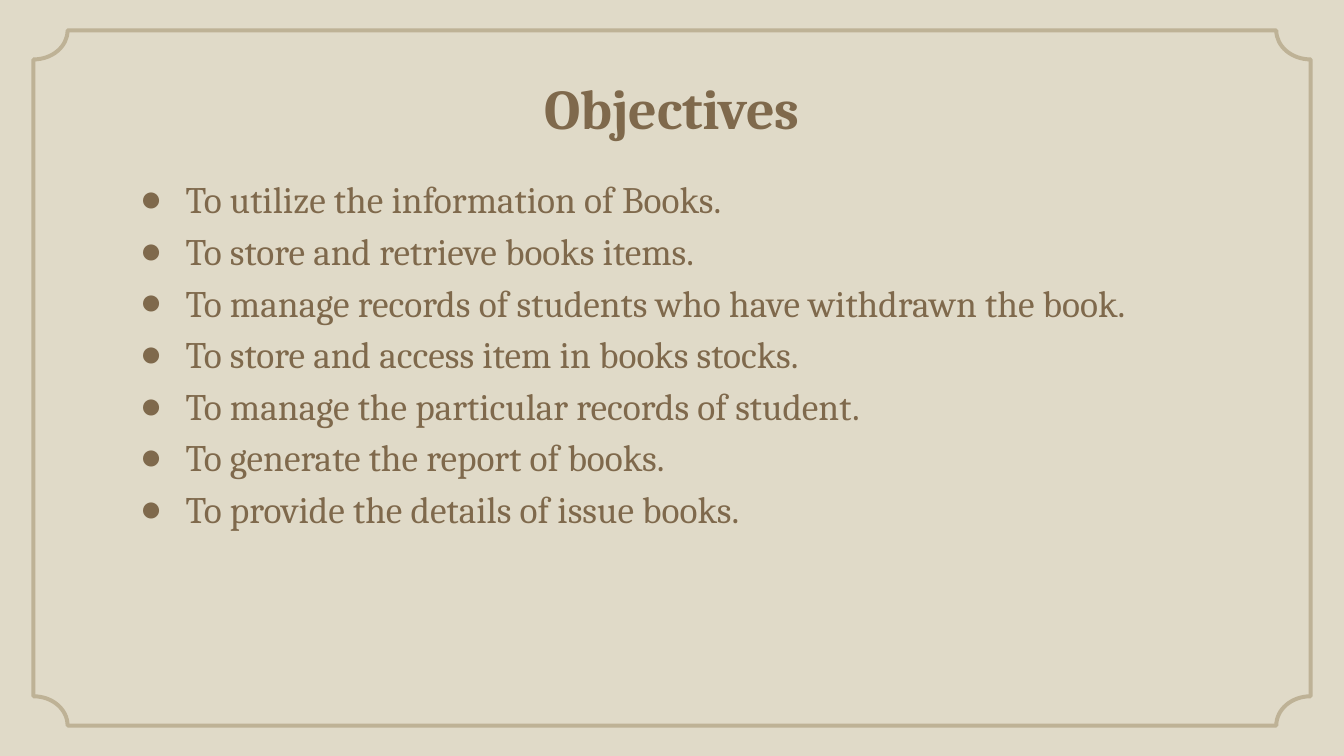
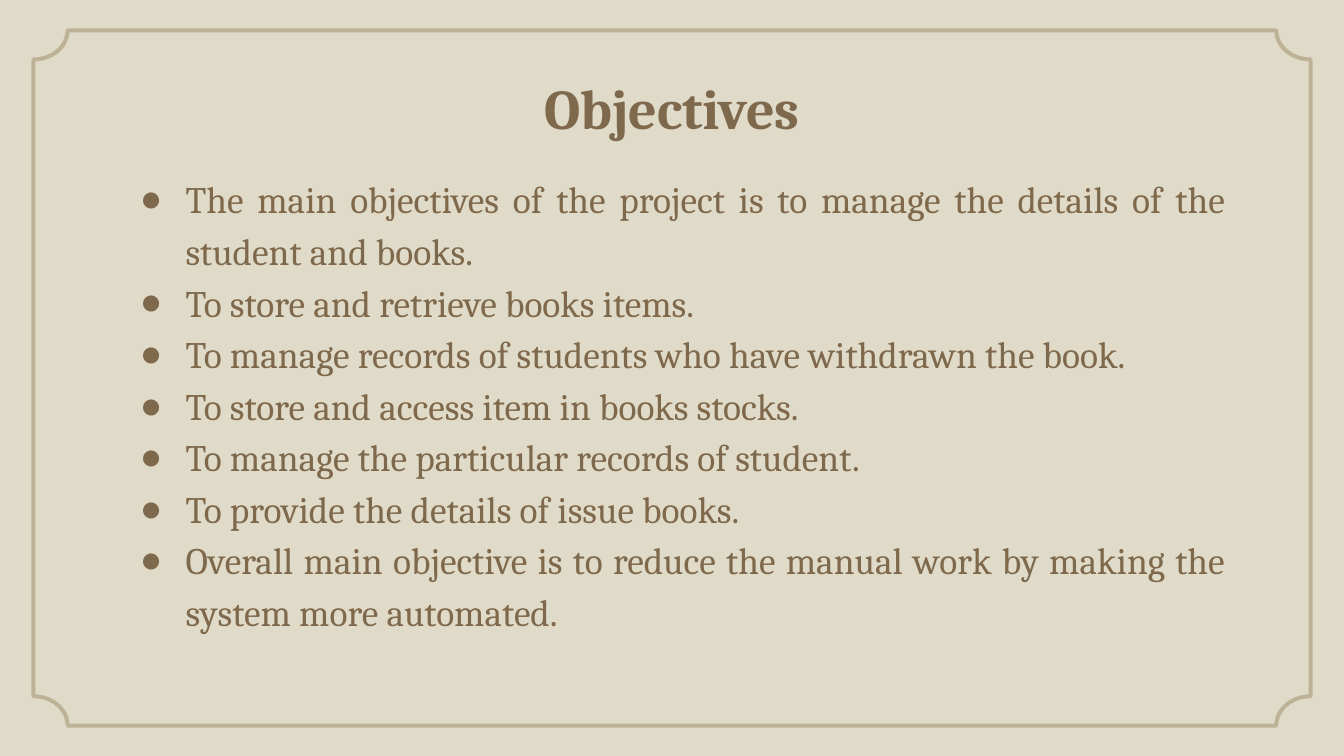
Before and after one commit to Andipstha/theFusion-Project-II, a slide deck: slide 6 of Documentation/LMS_Presentation.pptx (slide 5 before the commit). Drawn at 1344x756 pixels with LibreOffice and Linux fonts; fonts in the diff are those of the drawing; background and template pictures are left out. Boxes give left, top, right and bottom in pixels: in the first picture for what was removed or moved away, otherwise in the second. Text is boxed around its words. In the diff, an @@ line names an element or a change of style, - is before the commit and + after.

Commit message:
update mainFile

```diff
--- a/Documentation/LMS_Presentation.pptx
+++ b/Documentation/LMS_Presentation.pptx
@@ text at <box>186,186,1224,266</box>: text changed @@
-● To utilize the information of Books.
+● The main objectives of the project is to manage the details of the student and books.
@@ text at <box>186,444,665,479</box>: paragraph removed @@
-● To generate the report of books.
@@ text at <box>186,548,1224,634</box>: paragraph added @@
+● Overall main objective is to reduce the manual work by making the system more automated.
```
Also in this commit, not shown: 5 other slides changed, 7 other files.
